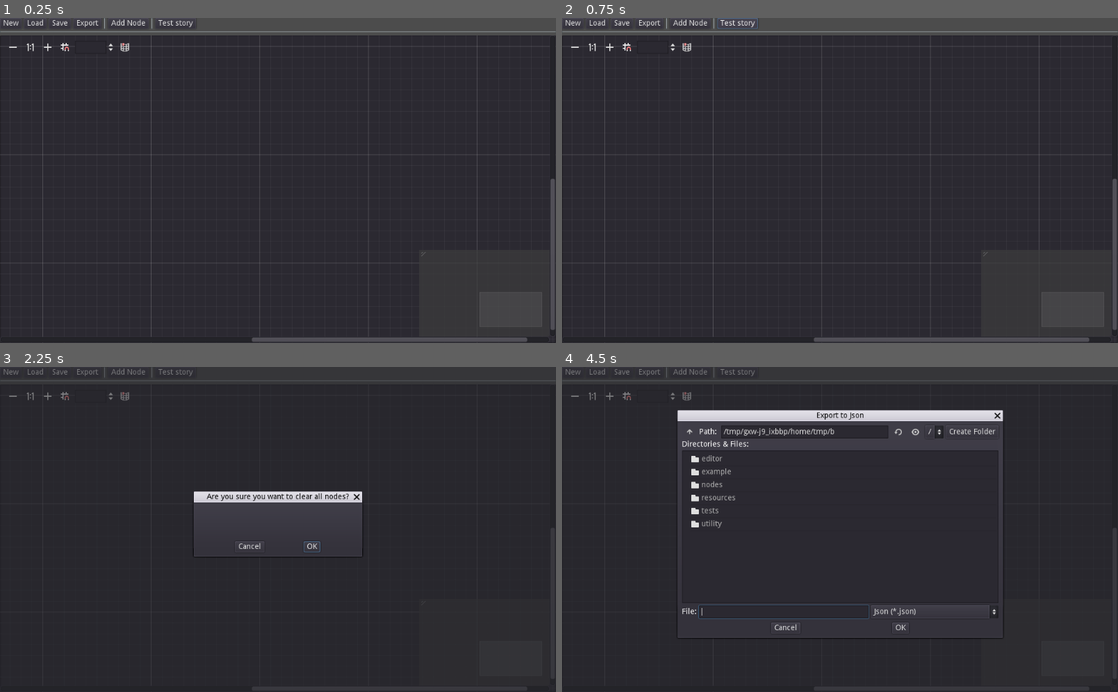
Above: before the commit, frames 1-4 (two rows, left to right).
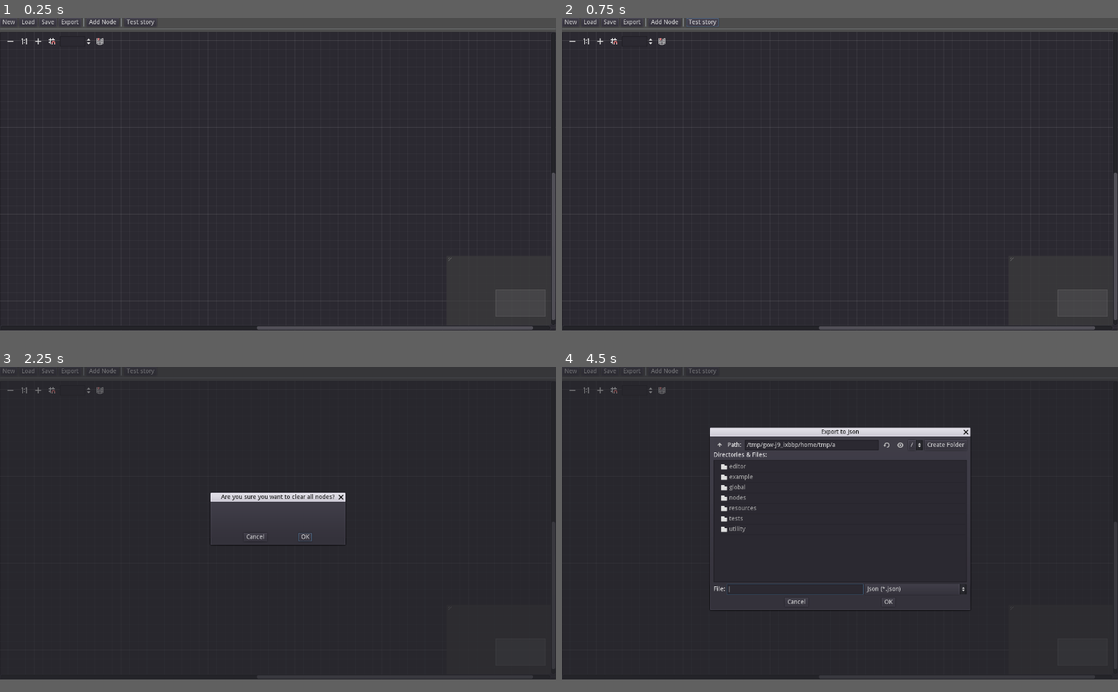
Above: after the commit, the same moments.

Repository: fossegutten/FuzzyStoryEditor
Game: Godot game, scene res://editor/StoryEditor.tscn
Same seed, same stepped clock (60 frames per second), same inputs: the game is played once before the commit and once after it.
Inputs:
- Up to frame 1 (0.25 s): no input
- Up to frame 2 (0.75 s): click "Test story" at 0.5 s
- Up to frame 3 (2.25 s): click "Test story" at 1.25 s; click "New" at 2 s
- Up to frame 4 (4.5 s): click "New" at 2.75 s; click "OK" at 3.5 s; click "Export" at 4.25 s
In our replay, the window is 800x468 before the commit and 800x450 after it. These sizes can differ from the game's own. Grey fills any space a smaller window leaves; there, only what the larger window draws over its background counts as a difference.

The runs differ from the first frame. In frame 1, 3.6% of the frame differs, in the area x 0-100%, y 0-100%; in frame 2, 3.6%; in frame 3, 1.8%; in frame 4, 7.9%, in the area x 0-100%, y 0-84%.

Commit message:
wip refactor

Diff:
--- a/editor/StoryEditor.gd
+++ b/editor/StoryEditor.gd
@@ -17,14 +17,6 @@
 			# capitalize also removes underscores
 			var s : String = EventNode.NodeType.keys()[i].to_lower().capitalize()#.replace("_", " ")
 			j.add_item(s, i)
-
-#	for i in [add_node_popup_menu, add_node_menu_button.get_popup()]:
-#		i.add_item("Dialog", EventNode.NodeType.DIALOG)
-#		i.add_item("Checkpoint", EventNode.NodeType.CHECKPOINT)
-#		i.add_item("Condition", EventNode.NodeType.CONDITION)
-#		i.add_item("FunctionCall", EventNode.NodeType.FUNCTION_CALL)
-#		i.add_item("Jump", EventNode.NodeType.JUMP)
-#		i.add_item("Random", EventNode.NodeType.RANDOM)
 
 
 func _on_StoryGraphEdit_right_clicked(position):
--- a/editor/StoryEditor.tscn
+++ b/editor/StoryEditor.tscn
@@ -24,7 +24,7 @@
 }
 
 [node name="HBox" type="HBoxContainer" parent="VBox"]
-margin_right = 1024.0
+margin_right = 1280.0
 margin_bottom = 20.0
 
 [node name="NewButton" type="Button" parent="VBox/HBox"]
@@ -75,19 +75,19 @@
 
 [node name="HSeparator" type="HSeparator" parent="VBox"]
 margin_top = 24.0
-margin_right = 1024.0
+margin_right = 1280.0
 margin_bottom = 28.0
 
 [node name="HBox2" type="MarginContainer" parent="VBox"]
 margin_top = 32.0
-margin_right = 1024.0
-margin_bottom = 600.0
+margin_right = 1280.0
+margin_bottom = 720.0
 size_flags_horizontal = 3
 size_flags_vertical = 3
 
 [node name="StoryGraphEdit" type="GraphEdit" parent="VBox/HBox2"]
-margin_right = 1024.0
-margin_bottom = 568.0
+margin_right = 1280.0
+margin_bottom = 688.0
 size_flags_horizontal = 3
 size_flags_vertical = 3
 scroll_offset = Vector2( -79, -20 )
@@ -120,8 +120,8 @@
 mode = 0
 access = 2
 filters = PoolStringArray( "*.tres ; Text Resource", "*.res ; Binary Resource" )
-current_dir = "/repos/Godot/DialogWizard"
-current_path = "/repos/Godot/DialogWizard/"
+current_dir = "/repos/Godot/FuzzyStoryEditor"
+current_path = "/repos/Godot/FuzzyStoryEditor/"
 
 [node name="FileDialogSave" type="FileDialog" parent="FileDialogPanel"]
 visible = true
@@ -134,8 +134,8 @@
 resizable = true
 access = 2
 filters = PoolStringArray( "*.tres ; Text Resource", "*.res ; Binary Resource" )
-current_dir = "/repos/Godot/DialogWizard"
-current_path = "/repos/Godot/DialogWizard/"
+current_dir = "/repos/Godot/FuzzyStoryEditor"
+current_path = "/repos/Godot/FuzzyStoryEditor/"
 
 [node name="FileDialogExport" type="FileDialog" parent="FileDialogPanel"]
 visible = true
@@ -148,8 +148,8 @@
 resizable = true
 access = 2
 filters = PoolStringArray( "*.json ; Json" )
-current_dir = "/repos/Godot/DialogWizard"
-current_path = "/repos/Godot/DialogWizard/"
+current_dir = "/repos/Godot/FuzzyStoryEditor"
+current_path = "/repos/Godot/FuzzyStoryEditor/"
 
 [node name="ConfirmationDialogLoad" type="ConfirmationDialog" parent="FileDialogPanel"]
 visible = true
--- a/editor/StoryGraphEdit.gd
+++ b/editor/StoryGraphEdit.gd
@@ -3,12 +3,7 @@
 
 signal right_clicked(position)
 
-onready var dialog_node : PackedScene = preload("res://nodes/DialogNode.tscn")
-onready var condition_node : PackedScene = preload("res://nodes/ConditionNode.tscn")
-onready var checkpoint_node : PackedScene = preload("res://nodes/CheckpointNode.tscn")
-onready var function_call_node : PackedScene = preload("res://nodes/FunctionCallNode.tscn")
-onready var jump_node : PackedScene = preload("res://nodes/JumpNode.tscn")
-onready var random_node : PackedScene = preload("res://nodes/RandomNode.tscn")
+
 
 const POPUP_MENU_SIZE := Vector2(100, 100)
 const AUTO := -1337
@@ -88,44 +83,82 @@
 	return create_node_from_string(type, node_id)
 
 
+# creates, connects, childs, assigns id, renames and returns
 func create_node_from_string(node_type : String, node_id : int = AUTO) -> GraphNode:
 
-	var new_node : EventNode
-
-	match node_type:
-		"DialogNode":
-			new_node = dialog_node.instance()
-		"CheckpointNode":
-			new_node = checkpoint_node.instance()
-		"ConditionNode":
-			new_node = condition_node.instance()
-		"FunctionCallNode":
-			new_node = function_call_node.instance()
-		"JumpNode":
-			new_node = jump_node.instance()
-		"RandomNode":
-			new_node = random_node.instance()
-		_:
-			printerr("undefined event node type '%s', returning" % node_type)
-			return null
-
-	new_node.connect("close_request", self, "_on_EventNode_close_request", [new_node])
-	new_node.connect("resize_request", self, "_on_EventNode_resize_request", [new_node])
-
-	add_child(new_node)
+	if not Global.NODE_SCENES.has(node_type):
+		printerr("undefined event node type '%s', returning" % node_type)
+		return null
+
+	var node : EventNode = Global.NODE_SCENES[node_type].instance()
+
+	node.connect("close_request", self, "_on_EventNode_close_request", [node])
+	node.connect("resize_request", self, "_on_EventNode_resize_request", [node])
+
+	add_child(node)
 
 	if node_id == AUTO:
 		node_id = generate_free_node_id()
-#		assign_node_id(new_node)
+#		assign_node_id(node)
 #	else:
-	new_node.set_node_id(node_id)
-
-	new_node.offset = new_node_offset
-
-	new_node.name = "%s%d" % [node_type, new_node.get_node_id()]
-	new_node.title = "%s - ID: %d" % [node_type, new_node.get_node_id()]
-
-	return new_node
+	node.set_node_id(node_id)
+
+	node.offset = new_node_offset
+
+	node.name = "%s%d" % [node_type, node.get_node_id()]
+	node.title = "%s - ID: %d" % [node_type, node.get_node_id()]
+
+	return node
+
+
+# restores everything except connections, including position and node specifics
+func create_node_from_dictionary(d : Dictionary) -> EventNode:
+
+	if not d.has("node_type"):
+		printerr("Not valid dictionary '%s', returning" % d)
+		return null
+
+	var node_type : String = d["node_type"]
+
+	var node : EventNode = create_node_from_string(node_type, d["node_id"])
+
+	node.offset = d["metadata"]["position"]
+	node.rect_size = d["metadata"]["size"]
+
+	# Restore node specific data
+	if node_type == "CheckpointNode":
+		node.set_checkpoint_text(d["checkpoint"])
+
+	elif node_type == "ConditionNode":
+		node.set_text(d["text"])
+
+	elif node_type == "DialogNode":
+		node.set_character_text(d["character"])
+		node.set_mood_text(d["mood"])
+		node.set_dialog_text(d["dialog"])
+
+		var choices : Array = d["choices"]
+		node.update_slots(choices.size())
+
+		for i in choices.size():
+			var choice_line : LineEdit = node.get_choice_lines()[i]
+			choice_line.text = choices[i]["text"]
+
+	elif node_type == "FunctionCallNode":
+		node.set_class_text(d["class"])
+		node.set_function_text(d["function"])
+		node.set_params_text(d["params"])
+
+	elif node_type == "JumpNode":
+		node.set_text(d["text"])
+
+	elif node_type == "RandomNode":
+		node.update_slots(d["outcomes"].size())
+
+	else:
+		printerr("Node type '%s' not implemented." % node_type)
+
+	return node
 
 
 func _on_EventNode_resize_request(size : Vector2, requester : GraphNode) -> void:
--- /dev/null
+++ b/global/Global.gd
@@ -0,0 +1,16 @@
+extends Node
+
+const NODE_SCENES : Dictionary = {
+	"DialogNode": preload("res://nodes/DialogNode.tscn"),
+	"ConditionNode": preload("res://nodes/ConditionNode.tscn"),
+	"CheckpointNode": preload("res://nodes/CheckpointNode.tscn"),
+	"FunctionCallNode": preload("res://nodes/FunctionCallNode.tscn"),
+	"JumpNode": preload("res://nodes/JumpNode.tscn"),
+	"RandomNode":  preload("res://nodes/RandomNode.tscn")
+}
+#const DIALOG_NODE_SCENE : PackedScene = preload("res://nodes/DialogNode.tscn")
+#const CONDITION_NODE_SCENE : PackedScene = preload("res://nodes/ConditionNode.tscn")
+#const CHECKPOINT_NODE_SCENE : PackedScene = preload("res://nodes/CheckpointNode.tscn")
+#const FUNCTION_CALL_SCENE : PackedScene = preload("res://nodes/FunctionCallNode.tscn")
+#const JUMP_NODE_SCENE : PackedScene = preload("res://nodes/JumpNode.tscn")
+#const RANDOM_NODE_SCENE : PackedScene = preload("res://nodes/RandomNode.tscn")
--- a/nodes/CheckpointNode.gd
+++ b/nodes/CheckpointNode.gd
@@ -19,7 +19,7 @@
 
 	d["next_id"] = EMPTY_NODE_ID
 
-	for c in get_my_connections():
+	for c in d["metadata"]["connections"]:
 		var target : EventNode = get_parent().get_node(c.to)
 		d["next_id"] = target.get_node_id()
 
--- a/nodes/ConditionNode.gd
+++ b/nodes/ConditionNode.gd
@@ -26,7 +26,7 @@
 	d["next_id_true"] = EMPTY_NODE_ID
 	d["next_id_false"] = EMPTY_NODE_ID
 
-	for c in get_my_connections():
+	for c in d["metadata"]["connections"]:
 		# it skips the port 0 if it's not open, and turns port 1 into 0, and so on
 		var target : EventNode = get_parent().get_node(c.to)
 		if c.from_port == 0:
--- a/nodes/DialogNode.gd
+++ b/nodes/DialogNode.gd
@@ -102,7 +102,7 @@
 		var choice_text : String = get_choice_lines()[i].text
 		var choice_next_id : int = EMPTY_NODE_ID
 
-		for c in get_my_connections():
+		for c in d["metadata"]["connections"]:
 			# it skips the port 0 if it's not open, and turns port 1 into 0, and so on
 #			if c.from == self.name and c.from_port == i:
 			if c.from_port == i:
--- a/nodes/EventNode.gd
+++ b/nodes/EventNode.gd
@@ -35,7 +35,7 @@
 		"node_id": get_node_id(),
 		"node_type": "EventNode",
 		"metadata": {
-				"node_name": name,
+				"node_name": name, # node name should not be needed for anything
 				"position": offset,
 				"size": rect_size,
 				"connections": get_my_connections()
@@ -43,6 +43,8 @@
 	}
 	return d
 
+
+# We should always be children of a GraphEdit, so we can ask parent for connections
 func get_my_connections() -> Array:
 	var connections : Array = []
 	if get_parent() is GraphEdit:
@@ -50,9 +52,3 @@
 			if c.from == self.name:
 				connections.append(c)
 	return connections
-
-
-static func new_from_dict(dict : Dictionary) -> EventNode:
-	var new_node : EventNode
-
-	return new_node
--- a/nodes/FunctionCallNode.gd
+++ b/nodes/FunctionCallNode.gd
@@ -8,17 +8,22 @@
 func get_class_text() -> String:
 	return $HBoxClass/LineEdit.text
 
+
 func set_class_text(value : String) -> void:
 	$HBoxClass/LineEdit.text = value
+
 
 func get_function_text() -> String:
 	return $HBoxFunction/LineEdit.text
 
+
 func set_function_text(value : String) -> void:
 	$HBoxFunction/LineEdit.text = value
 
+
 func get_params_text() -> String:
 	return $HBoxParams/LineEdit.text
+
 
 func set_params_text(value : String) -> void:
 	$HBoxParams/LineEdit.text = value
@@ -34,7 +39,7 @@
 
 	d["next_id"] = EMPTY_NODE_ID
 
-	for c in get_my_connections():
+	for c in d["metadata"]["connections"]:
 		var target : EventNode = get_parent().get_node(c.to)
 		d["next_id"] = target.get_node_id()
 
--- a/nodes/RandomNode.gd
+++ b/nodes/RandomNode.gd
@@ -18,7 +18,7 @@
 	for i in get_connection_output_count():
 		d["outcomes"].append(EMPTY_NODE_ID)
 
-	for c in get_my_connections():
+	for c in d["metadata"]["connections"]:
 		var target : EventNode = get_parent().get_node(c.to)
 		d["outcomes"][c.from_port] = target.get_node_id()
 
--- a/project.godot
+++ b/project.godot
@@ -38,7 +38,14 @@
 
 [autoload]
 
-Registry="*res://utility/Registry.gd"
+Registry="*res://global/Registry.gd"
+Global="*res://global/Global.gd"
+
+[display]
+
+window/size/width=1280
+window/size/height=720
+window/dpi/allow_hidpi=true
 
 [rendering]
 
--- a/utility/StoryParser.gd
+++ b/utility/StoryParser.gd
@@ -12,7 +12,8 @@
 	# first add all nodes to the graph edit
 	var dict_nodes : Array = []
 	for i in event_node_dicts:
-		var node : EventNode = create_node_from_dictionary(graph_edit, i)
+		var node : EventNode = graph_edit.create_node_from_dictionary(i)
+#		var node : EventNode = create_node_from_dictionary(graph_edit, i)
 		if node != null:
 			dict_nodes.append(node)
 
@@ -36,6 +37,7 @@
 # TODO add checks for everything here
 func create_node_from_dictionary(graph_edit : GraphEdit, dict : Dictionary) -> EventNode:
 
+	# Assumes we have all the other data, if we have the node_type
 	if !dict.has("node_type"):
 		printerr("Node not created. Not valid dictionary: %s" % dict)
 		return null
Renamed: utility/Registry.gd -> global/Registry.gd
